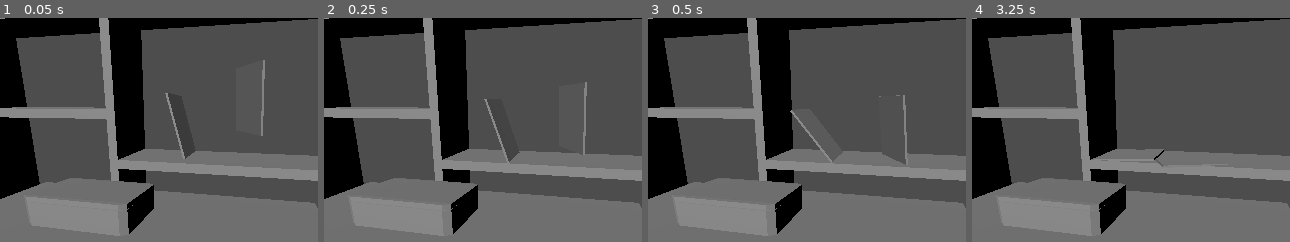
Above: before the commit, frames 1-4 (left to right).
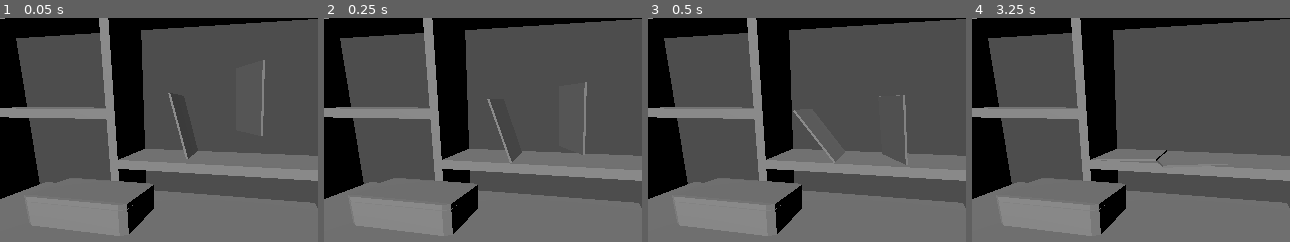
Above: after the commit, the same moments.

Repository: MagnusGrant06/summer-project
Game: Godot game, scene res://scene.tscn
Two runs of this game, one before a commit and one after it. Both use one fixed random seed, a clock stepped at 60 frames per second and the inputs below.
Inputs:
- Up to frame 1 (0.05 s): no input
- Up to frame 2 (0.25 s): no input
- Up to frame 3 (0.5 s): no input
- Up to frame 4 (3.25 s): tap Enter at 2 s
The pictures show only the part of the screen within x 19-69%, y 7-57%; the shares and areas given below are measured in that part.

The runs differ from the first frame. In frame 1, 0.4% of the frame differs, in the area x 51-62%, y 33-63%; in frame 2, 0.4%; in frame 3, 0.3%; in frame 4, less than 0.1%.

Commit message:
Forgot version number v 0.02

Diff:
--- a/summer-project/scene.tscn
+++ b/summer-project/scene.tscn
@@ -44,7 +44,7 @@
 transform = Transform3D(1.285, 0, 0, 0, 1.285, 0, 0, 0, 1.285, 0, -2.1043947, -1.9643937)
 
 [node name="Record" parent="." instance=ExtResource("3_3253y")]
-transform = Transform3D(-0.02809036, -0.28806168, 0.9571997, -0.026762767, 0.9574511, 0.2873519, -0.99924755, -0.017545497, -0.03460451, 0.14214587, 1.0483353, -1.8833749)
+transform = Transform3D(-0.02809036, -0.28806168, 0.9571997, -0.026762767, 0.9574511, 0.2873519, -0.99924755, -0.017545497, -0.03460451, 0.18748826, 1.0483353, -1.8833749)
 
 [node name="Player" parent="." instance=ExtResource("3_u3cyc")]
 transform = Transform3D(1.1, 0, 0, 0, 1.1, 0, 0, 0, 1.1, 0, 0, 0)
